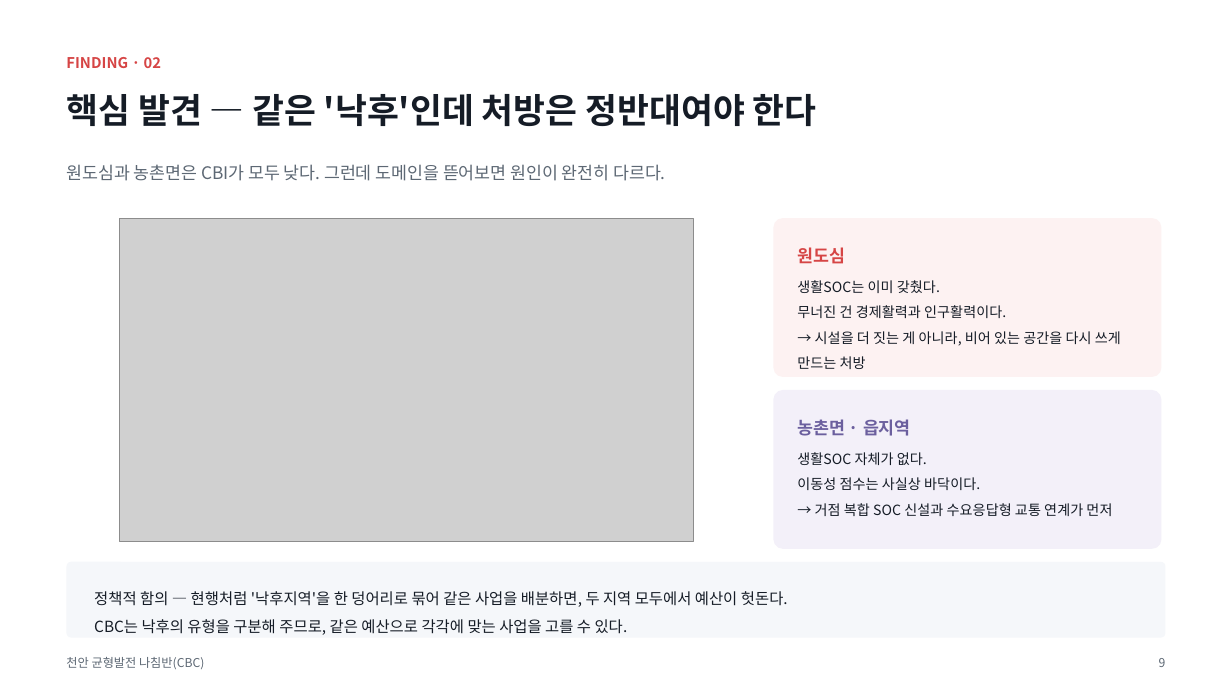
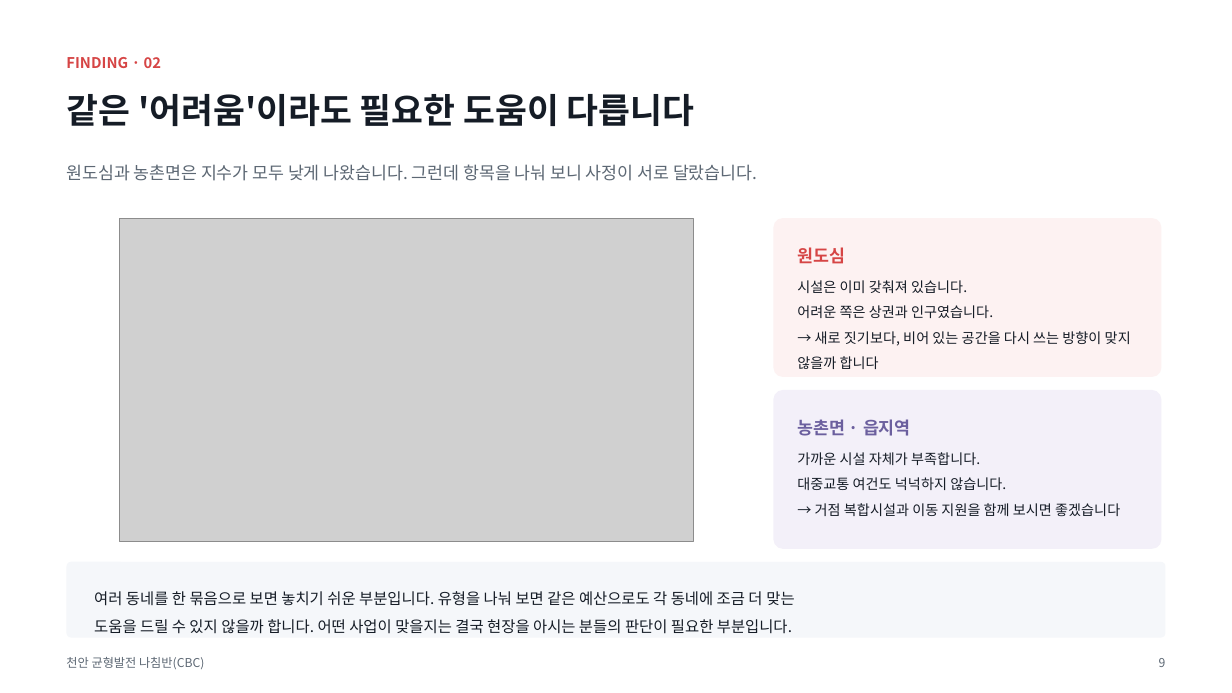
Before and after one commit to BioCode67/2026-AI-, a slide deck: slide 10 of deliverables/기획서_천안균형발전나침반_CBC.pptx. Drawn at 1232x693 pixels with LibreOffice and Linux fonts; fonts in the diff are those of the drawing; grey boxes stand for pictures. Boxes give left, top, right and bottom in pixels: in the first picture for what was removed or moved away, otherwise in the second. Text is boxed around its words. In the diff, an @@ line names an element or a change of style, - is before the commit and + after.

```diff
--- a/deliverables/기획서_천안균형발전나침반_CBC.pptx
+++ b/deliverables/기획서_천안균형발전나침반_CBC.pptx
@@ text at <box>66,94,695,126</box>: text changed @@
-핵심 발견 — 같은 '낙후'인데 처방은 정반대여야 한다
+같은 '어려움'이라도 필요한 도움이 다릅니다
@@ text at <box>66,164,757,181</box>: text changed @@
-원도심과 농촌면은 CBI가 모두 낮다. 그런데 도메인을 뜯어보면 원인이 완전히 다르다.
+원도심과 농촌면은 지수가 모두 낮게 나왔습니다. 그런데 항목을 나눠 보니 사정이 서로 달랐습니다.
@@ text at <box>797,280,1131,369</box>: text changed @@
-생활SOC는 이미 갖췄다.
-무너진 건 경제활력과 인구활력이다.
-→ 시설을 더 짓는 게 아니라, 비어 있는 공간을 다시 쓰게 만드는 처방
+시설은 이미 갖춰져 있습니다.
+어려운 쪽은 상권과 인구였습니다.
+→ 새로 짓기보다, 비어 있는 공간을 다시 쓰는 방향이 맞지 않을까 합니다
@@ text at <box>797,452,1120,516</box>: text changed @@
-생활SOC 자체가 없다.
-이동성 점수는 사실상 바닥이다.
-→ 거점 복합 SOC 신설과 수요응답형 교통 연계가 먼저
+가까운 시설 자체가 부족합니다.
+대중교통 여건도 넉넉하지 않습니다.
+→ 거점 복합시설과 이동 지원을 함께 보시면 좋겠습니다
@@ text at <box>94,591,794,634</box>: text changed @@
-정책적 함의 — 현행처럼 '낙후지역'을 한 덩어리로 묶어 같은 사업을 배분하면, 두 지역 모두에서 예산이 헛돈다.
-CBC는 낙후의 유형을 구분해 주므로, 같은 예산으로 각각에 맞는 사업을 고를 수 있다.
+여러 동네를 한 묶음으로 보면 놓치기 쉬운 부분입니다. 유형을 나눠 보면 같은 예산으로도 각 동네에 조금 더 맞는
+도움을 드릴 수 있지 않을까 합니다. 어떤 사업이 맞을지는 결국 현장을 아시는 분들의 판단이 필요한 부분입니다.
```
Also in this commit, not shown: 10 other slides changed, 1 slide added, 4 other files.
